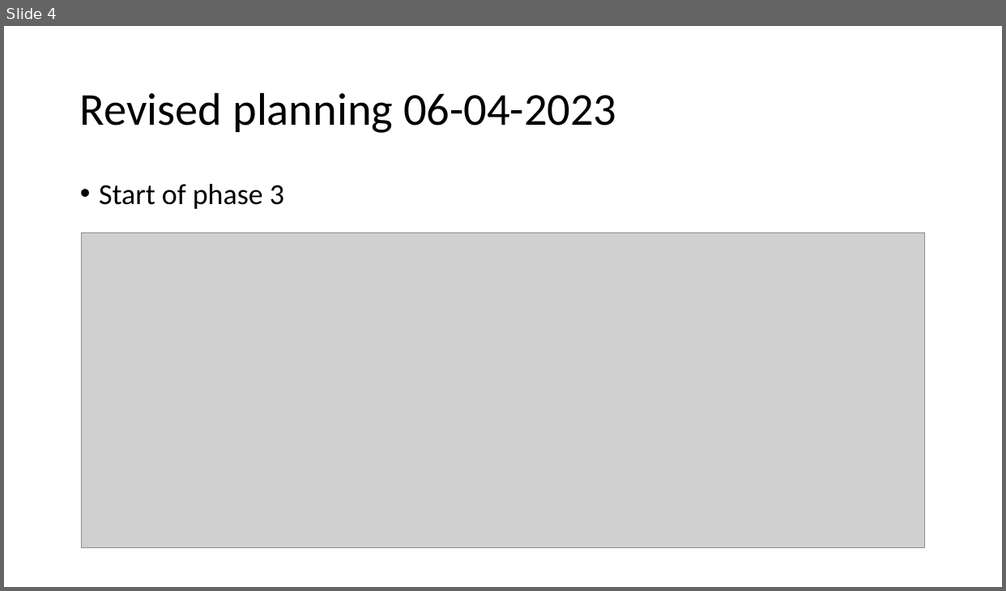
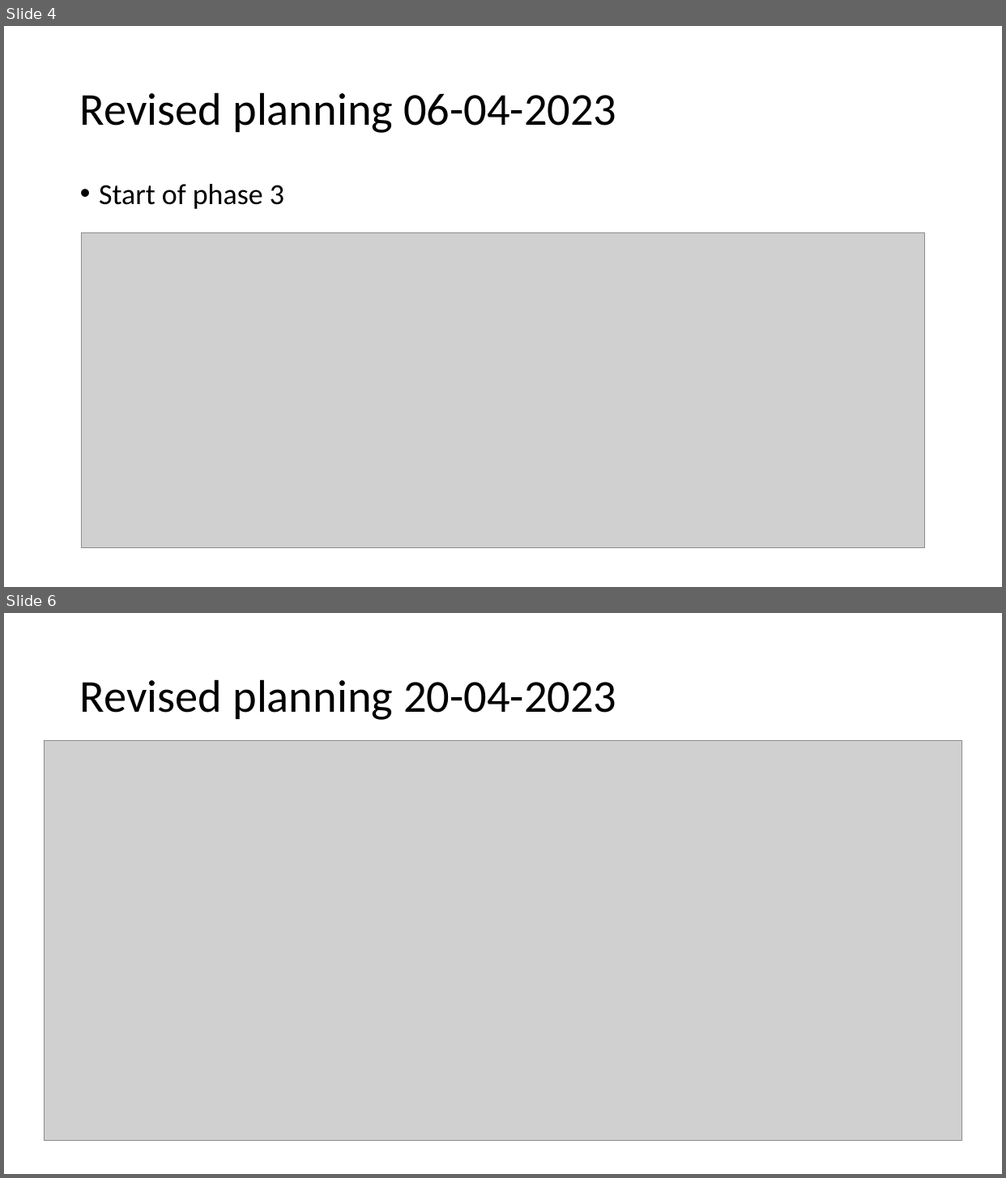
Before and after one commit to svenbbsp/BEP_sbierenbroodspot_1334859, a slide deck: Updates/update_pp.pptx. Shown one above the other, each under a label of ours: slide 4 before the commit, slides 4 and 6 after it; the slides between them are not shown. The pictures are 1006x591 and 1006x1178 pixels, drawn with LibreOffice and Linux fonts; fonts in the diff are those of the drawing; grey boxes stand for pictures. Boxes give left, top, right and bottom in pixels: in the first picture for what was removed or moved away, otherwise in the second. Text is boxed around its words. In the diff, an @@ line names an element or a change of style, - is before the commit and + after.

```diff
--- a/Updates/update_pp.pptx
+++ b/Updates/update_pp.pptx
@@ slide 6 added at (4, 613, 1002, 1174), background #FFFFFF @@
@@ title added at (80, 679, 616, 720), 44 pt, text #000000 @@
+Revised planning 20-04-2023
@@ picture added at (44, 740, 962, 1141) @@
```
Also in this commit, not shown: 1 other slide added, 3 other files.
